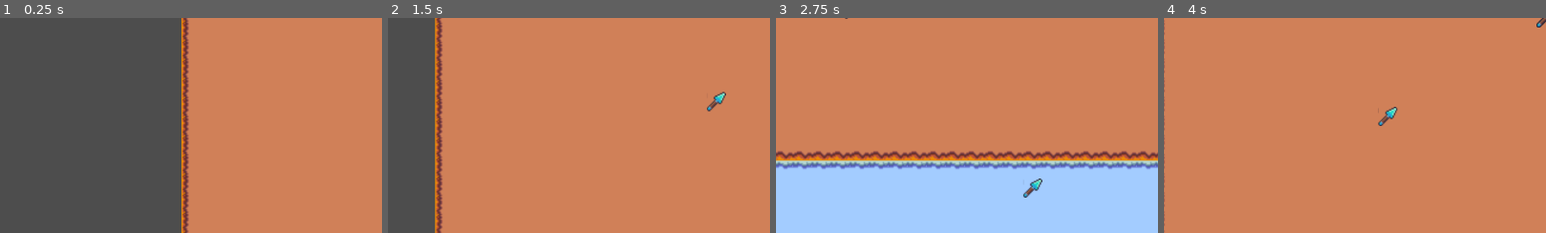
Above: before the commit, frames 1-4 (left to right).
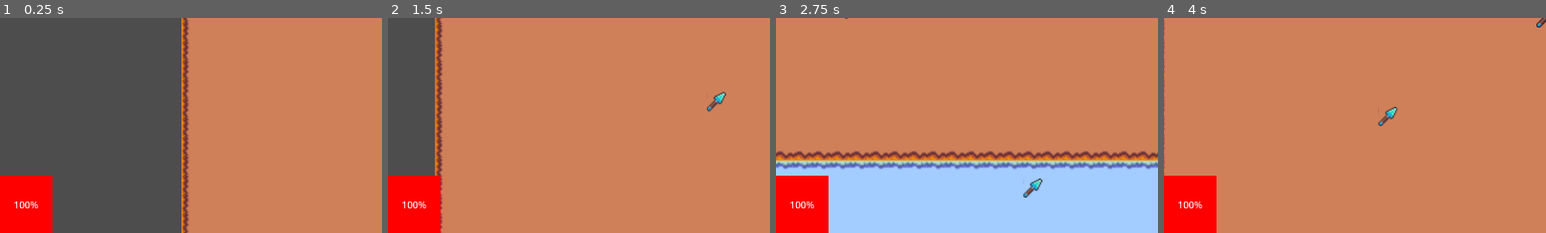
Above: after the commit, the same moments.

Repository: OmenF1/PGameJam16
Game: Godot game, scene res://Map/test_map.tscn
Same seed, same stepped clock (60 frames per second), same inputs: the game is played once before the commit and once after it.
Inputs:
- Up to frame 1 (0.25 s): no input
- Up to frame 2 (1.5 s): tap Enter at 0.5 s; hold D (move_right) 0.53-1.28 s; hold S (move_down) from 1.28 s (still down)
- Up to frame 3 (2.75 s): release S (move_down) at 2.03 s; hold D (move_right) from 2.03 s (still down)
- Up to frame 4 (4 s): release D (move_right) at 2.78 s; hold W (move_up) 2.78-3.53 s; hold A (move_left) from 3.53 s (still down)
The pictures show only the part of the screen within x 0-50%, y 50-100%; the shares and areas given below are measured in that part.

The runs differ from the first frame. In frame 1, 3.7% of the frame differs, in the area x 0-14%, y 73-100%; in frame 2, 3.7%; in frame 3, 3.7%; in frame 4, 3.7%.

Commit message:
added basic health bar

Diff:
--- a/basic_mob.tscn
+++ b/basic_mob.tscn
@@ -46,7 +46,7 @@
 shape = SubResource("CapsuleShape2D_qb7sv")
 
 [node name="Area2D" type="Area2D" parent="."]
-collision_layer = 8
+collision_layer = 10
 collision_mask = 4
 
 [node name="CollisionShape2D" type="CollisionShape2D" parent="Area2D"]
--- a/hud.gd
+++ b/hud.gd
@@ -13,7 +13,5 @@
 
 # Called every frame. 'delta' is the elapsed time since the previous frame.
 func _process(delta: float) -> void:
-	$HUD/Health.max_value = max_hp
-	$HUD/Health.value = hp
-	$HUD/Mana.max_value = max_mana
-	$HUD/Mana.value = mana
+	$HUD/HealthBar.max_value = max_hp
+	$HUD/HealthBar.value = hp
--- a/hud.tscn
+++ b/hud.tscn
@@ -1,11 +1,9 @@
-[gd_scene load_steps=7 format=3 uid="uid://cu4kfy44ajv2y"]
+[gd_scene load_steps=3 format=3 uid="uid://cu4kfy44ajv2y"]
 
-[ext_resource type="Texture2D" uid="uid://040ps0bm4ghc" path="res://Assets/base'.png" id="1_cxyc5"]
 [ext_resource type="Script" path="res://hud.gd" id="1_ncod1"]
-[ext_resource type="Texture2D" uid="uid://gv8s42aqtqq1" path="res://Assets/over.png" id="2_rye2e"]
-[ext_resource type="Texture2D" uid="uid://ce30ck5h8qaaq" path="res://Assets/under.png" id="3_pt8bw"]
-[ext_resource type="Texture2D" uid="uid://c3n0x8gvvu1me" path="res://Assets/hpOver.png" id="4_em8wg"]
-[ext_resource type="Texture2D" uid="uid://bskanm3gjhceh" path="res://Assets/manaOver.png" id="5_nns3t"]
+
+[sub_resource type="StyleBoxFlat" id="StyleBoxFlat_yc7mr"]
+bg_color = Color(1, 0, 0, 1)
 
 [node name="CanvasLayer" type="CanvasLayer"]
 script = ExtResource("1_ncod1")
@@ -19,31 +17,10 @@
 grow_vertical = 2
 mouse_filter = 2
 
-[node name="Experience" type="TextureProgressBar" parent="HUD"]
+[node name="HealthBar" type="ProgressBar" parent="HUD"]
 layout_mode = 0
-offset_top = 640.0
-offset_right = 1152.0
-offset_bottom = 660.0
-value = 30.0
-texture_under = ExtResource("1_cxyc5")
-texture_progress = ExtResource("2_rye2e")
-
-[node name="Health" type="TextureProgressBar" parent="HUD"]
-layout_mode = 0
-offset_top = 456.0
-offset_right = 212.0
-offset_bottom = 640.0
+offset_top = 624.0
+offset_right = 88.0
+offset_bottom = 720.0
+theme_override_styles/fill = SubResource("StyleBoxFlat_yc7mr")
 value = 100.0
-texture_under = ExtResource("3_pt8bw")
-texture_progress = ExtResource("4_em8wg")
-
-[node name="Mana" type="TextureProgressBar" parent="HUD"]
-layout_mode = 0
-offset_left = 940.0
-offset_top = 456.0
-offset_right = 1152.0
-offset_bottom = 640.0
-value = 100.0
-fill_mode = 3
-texture_under = ExtResource("3_pt8bw")
-texture_progress = ExtResource("5_nns3t")
--- a/player.gd
+++ b/player.gd
@@ -59,3 +59,6 @@
 	get_parent().add_child(right)
 
 	$TestAttackTimer.start()
+
+func _on_area_2d_area_entered(area: Area2D) -> void:
+	hp -= 10
--- a/player.tscn
+++ b/player.tscn
@@ -723,6 +723,10 @@
 "speed": 5.0
 }]
 
+[sub_resource type="CapsuleShape2D" id="CapsuleShape2D_vb7qr"]
+radius = 16.0
+height = 56.0
+
 [node name="Player" type="CharacterBody2D"]
 collision_layer = 0
 collision_mask = 0
@@ -741,9 +745,17 @@
 frame_progress = 0.989288
 
 [node name="Hud" parent="." instance=ExtResource("2_hij30")]
-visible = false
 
 [node name="TestAttackTimer" type="Timer" parent="."]
 autostart = true
 
+[node name="Area2D" type="Area2D" parent="."]
+collision_layer = 0
+collision_mask = 2
+
+[node name="CollisionShape2D" type="CollisionShape2D" parent="Area2D"]
+position = Vector2(21, 26)
+shape = SubResource("CapsuleShape2D_vb7qr")
+
 [connection signal="timeout" from="TestAttackTimer" to="." method="_on_test_attack_timer_timeout"]
+[connection signal="area_entered" from="Area2D" to="." method="_on_area_2d_area_entered"]
Not shown: 1 places in player.tscn that only renumber resources
Binary file added: testing/DrRNG.png
Not shown, added: testing/DrRNG.png.import
Not shown, added: testing/DrRNG.audio.worklet.js
Not shown, added: testing/DrRNG.js
Not shown, added: testing/DrRNG.pck
Not shown, added: testing/DrRNG.wasm
Not shown, added: testing/index.html
